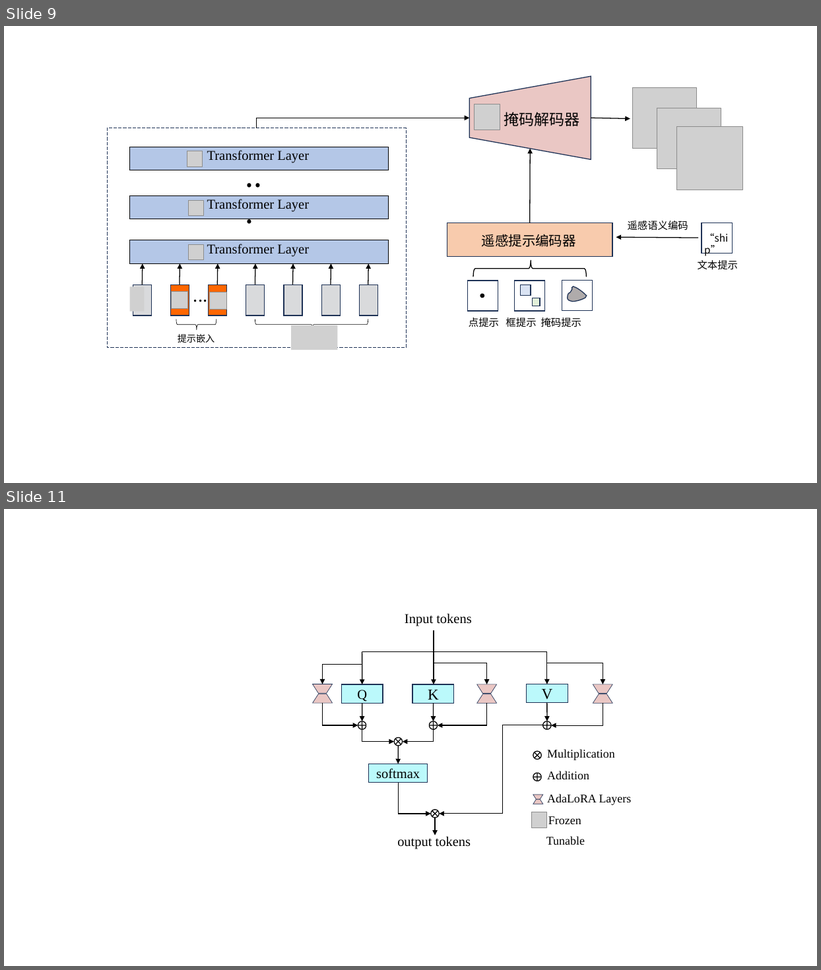
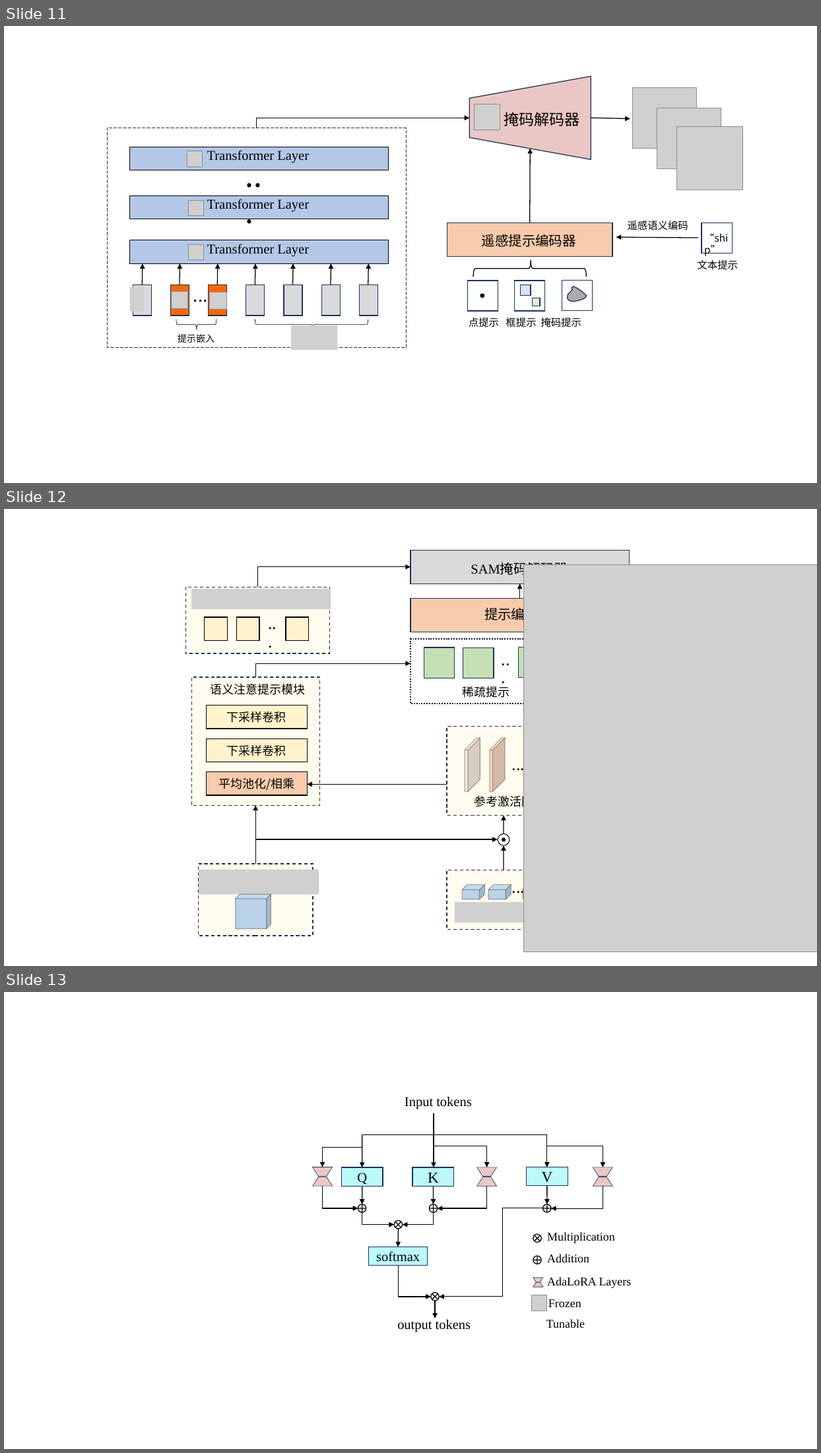
Before and after one commit to sheep-black/myLastPaper, a slide deck: DRM.pptx. Shown one above the other, each under a label of ours: slides 9 and 11 before the commit, slides 11, 12 and 13 after it; the slides between them are not shown. The pictures are 821x970 and 821x1453 pixels, drawn with LibreOffice and Linux fonts; fonts in the diff are those of the drawing; grey boxes stand for pictures; background and template pictures are left out. Boxes give left, top, right and bottom in pixels: in the first picture for what was removed or moved away, otherwise in the second. Text is boxed around its words. In the diff, an @@ line names an element or a change of style, - is before the commit and + after.

```diff
--- a/DRM.pptx
+++ b/DRM.pptx
@@ slide 12 added at box(4, 509, 817, 966), background #FFFFFF @@
@@ group added at box(186, 551, 629, 936): 17 rectangles, 9 texts, 6 cubes, 6 arrows, 3 pictures, 2 ellipses, 2 elbow arrows @@
+提示编码器
+SAM掩码解码器
+下采样卷积
+下采样卷积
+平均池化/相乘
+语义注意提示模块
+...
+稀疏提示
+...
+...
+...
+参考激活图
@@ picture added at box(524, 565, 817, 953) @@
@@ what was slide 9 is now slide 11 @@
@@ what was slide 11 is now slide 13 @@
```
Also in this commit, not shown: 3 other slides added, 1 slide removed, 9 other files.
